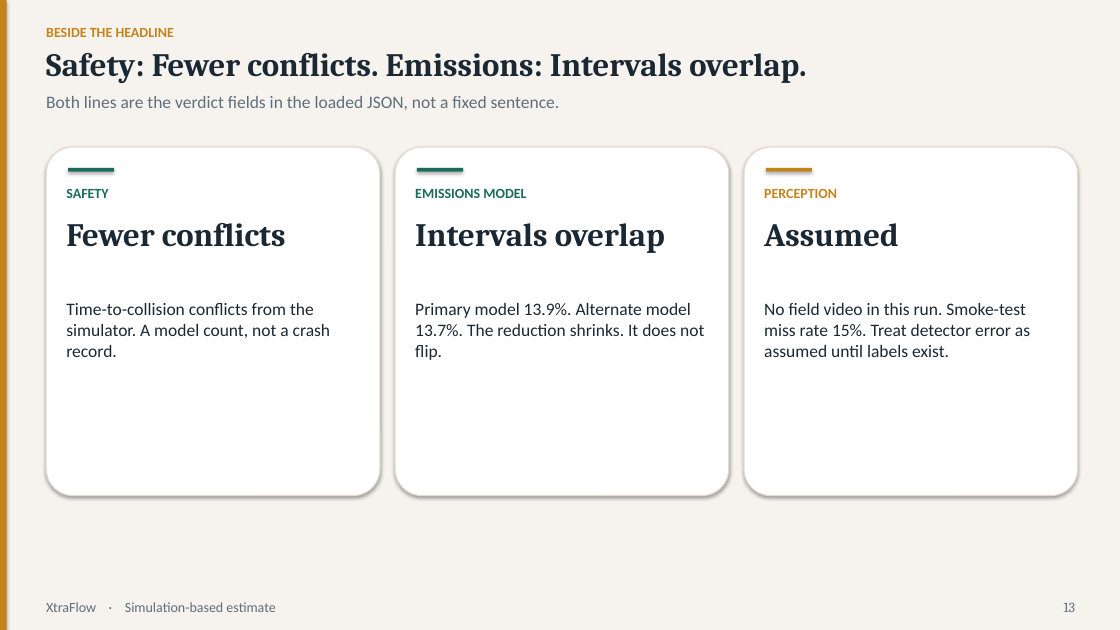
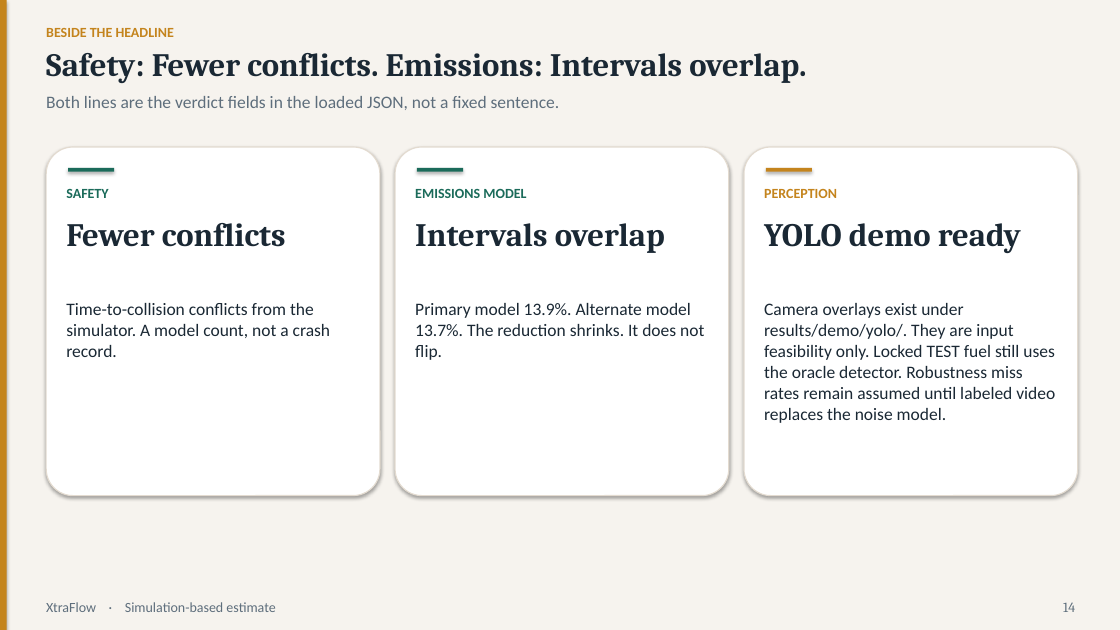
Before and after one commit to couder-04/XtraFlow, a slide deck: slide 14 of results/deck.pptx (slide 13 before the commit). Drawn at 1120x630 pixels with LibreOffice and Linux fonts; fonts in the diff are those of the drawing. Boxes give left, top, right and bottom in pixels: in the first picture for what was removed or moved away, otherwise in the second. Text is boxed around its words. In the diff, an @@ line names an element or a change of style, - is before the commit and + after.

Commit message:
Add the highway YOLO demo pipeline, dashboard, and refreshed deck.
Prefer straight-road CCTV clips for the four-camera overlay/mosaic, expose clubbed and per-camera views in Streamlit, and keep the presentation aligned with locked results.

```diff
--- a/results/deck.pptx
+++ b/results/deck.pptx
@@ text at box(764, 223, 1021, 253): text changed @@
-Assumed
+YOLO demo ready
@@ text at box(764, 303, 1055, 423): text changed @@
-No field video in this run. Smoke-test miss rate 15%. Treat detector error as assumed until labels exist.
+Camera overlays exist under results/demo/yolo/. They are input feasibility only. Locked TEST fuel still uses the oracle detector. Robustness miss rates remain assumed until labeled video replaces the noise model.
@@ text at box(1063, 602, 1075, 612): text changed @@
-13
+14
```
Also in this commit, not shown: 5 other slides changed, 2 slides added, 1 slide removed, 31 other files.
